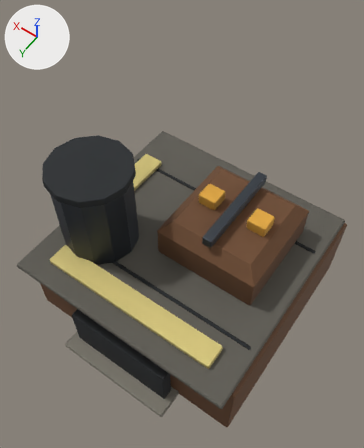
The glTF model assets/models/refinery.glb as it was, and as the next commit left it.
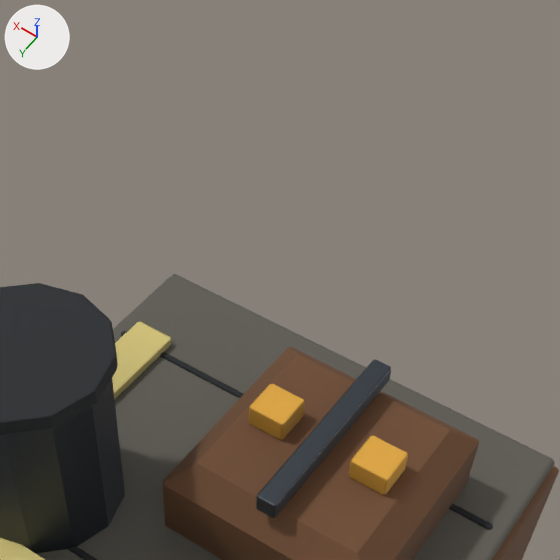
Old and new are each drawn whole from a 50 mm camera at (-4.51, 6.51, 13.4) aimed at (0.03, 0.15, 3.4) and again close up on the part from 22% to 95% of the width and 0% to 60% of the height. Arrows for +X, +Y and +Z are at upper left; the lights stay in place. The older version's two pictures come first. Vertices at exactly the same position are counted once.

The first close-up shows 'Body'.
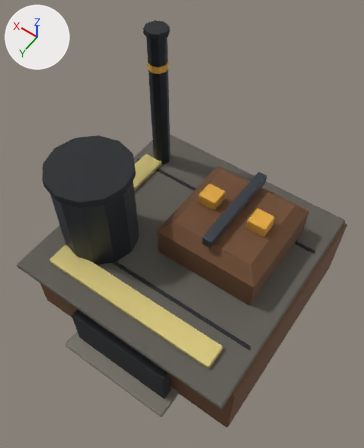
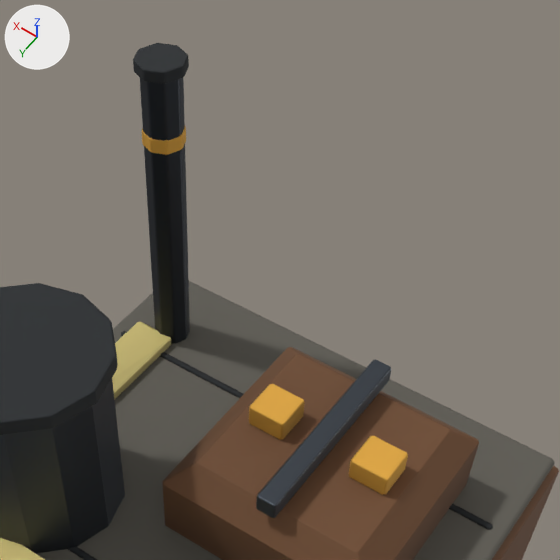
What differs and where, as boxes (x1, y1, x2, y2) in the close-ups (560 x 560 px):
'Body', reshaped
    before: (0, 274, 559, 560)
    after: (0, 43, 559, 560)
part 1 of me_body, added
    after: (140, 78, 190, 344)
part 2 of me_body, added
    after: (133, 43, 189, 84)
part 3 of me_body, added (brown)
    after: (142, 127, 186, 155)
part 4 of me_body, edited (looks the same)
    both: (0, 283, 553, 560)

What the commit changed:
me_body is used by ob_body; location (0.0, 0.0, 0.0).
me_body had 471 vertices, 884 faces and spanned x -3.22..3.22, y -3.31..3.48, z 0.0..5.1.
me_body now has 621 vertices, 1172 faces and spans x -3.22..3.22, y -3.31..3.48, z 0.0..6.86.
me_body part 1: a new loose piece of 50 vertices spanning x 2.13..2.63, y -2.35..-1.85, z 2.4..6.8, in mat_metal.
me_body part 2: a new loose piece of 50 vertices spanning x 2.07..2.69, y -2.41..-1.79, z 6.7..6.86, in mat_dark.
me_body part 3: a new loose piece of 50 vertices spanning x 2.11..2.65, y -2.37..-1.83, z 5.72..5.94, in mat_amber.
me_body part 4: 302 kept faces spanning x -3.22..3.22, y -3.31..3.48, z 0.0..5.1 get new vertex colours.
